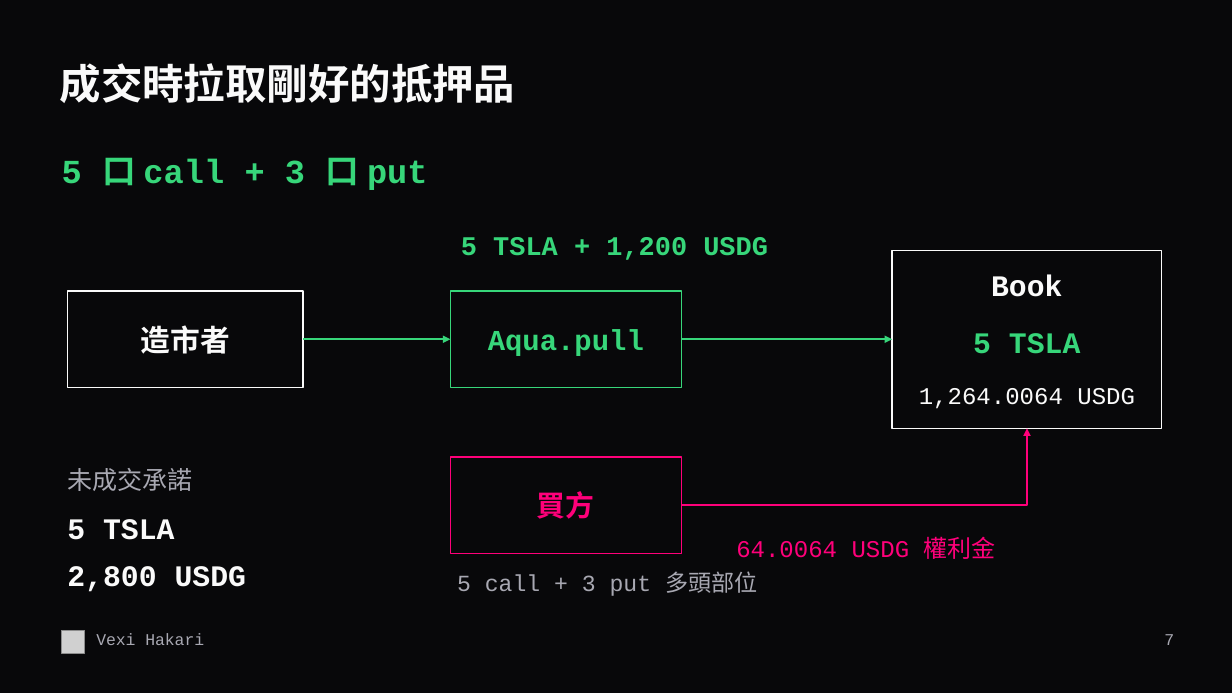
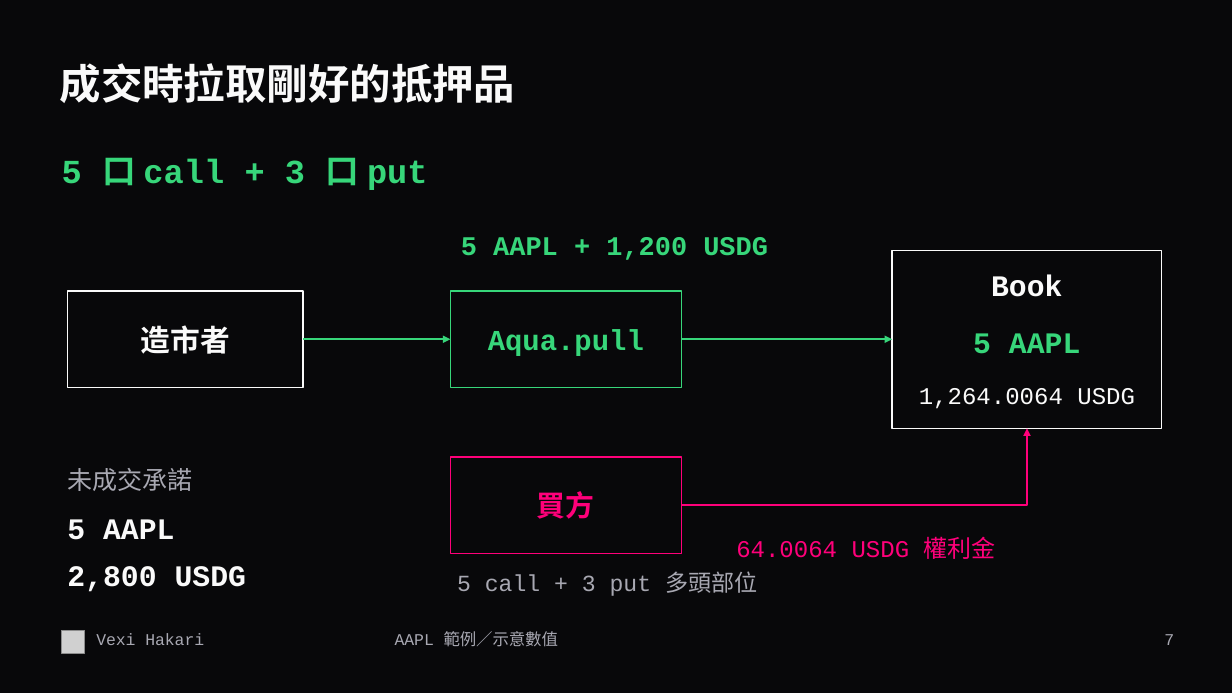
Before and after one commit to vexi-v1/vexi-hakari, a slide deck: slide 7 of docs/presentations/Vexi-Hakari-6min-ZH-TW.pptx. Drawn at 1232x693 pixels with LibreOffice and Linux fonts; fonts in the diff are those of the drawing; grey boxes stand for pictures. Boxes give left, top, right and bottom in pixels: in the first picture for what was removed or moved away, otherwise in the second. Text is boxed around its words. In the diff, an @@ line names an element or a change of style, - is before the commit and + after.

Commit message:
docs: use AAPL in bilingual six-minute demo artifacts

```diff
--- a/docs/presentations/Vexi-Hakari-6min-ZH-TW.pptx
+++ b/docs/presentations/Vexi-Hakari-6min-ZH-TW.pptx
@@ text at <box>461,237,768,260</box>: text changed @@
-5 TSLA + 1,200 USDG
+5 AAPL + 1,200 USDG
@@ text at <box>973,333,1081,354</box>: text changed @@
-5 TSLA
+5 AAPL
@@ text at <box>67,519,175,540</box>: text changed @@
-5 TSLA
+5 AAPL
@@ text added at <box>395,631,558,647</box>, 12.8 pt, text #A8A8B2 @@
+AAPL 範例／示意數值
```
Also in this commit, not shown: 9 other slides changed, 5 other files.
